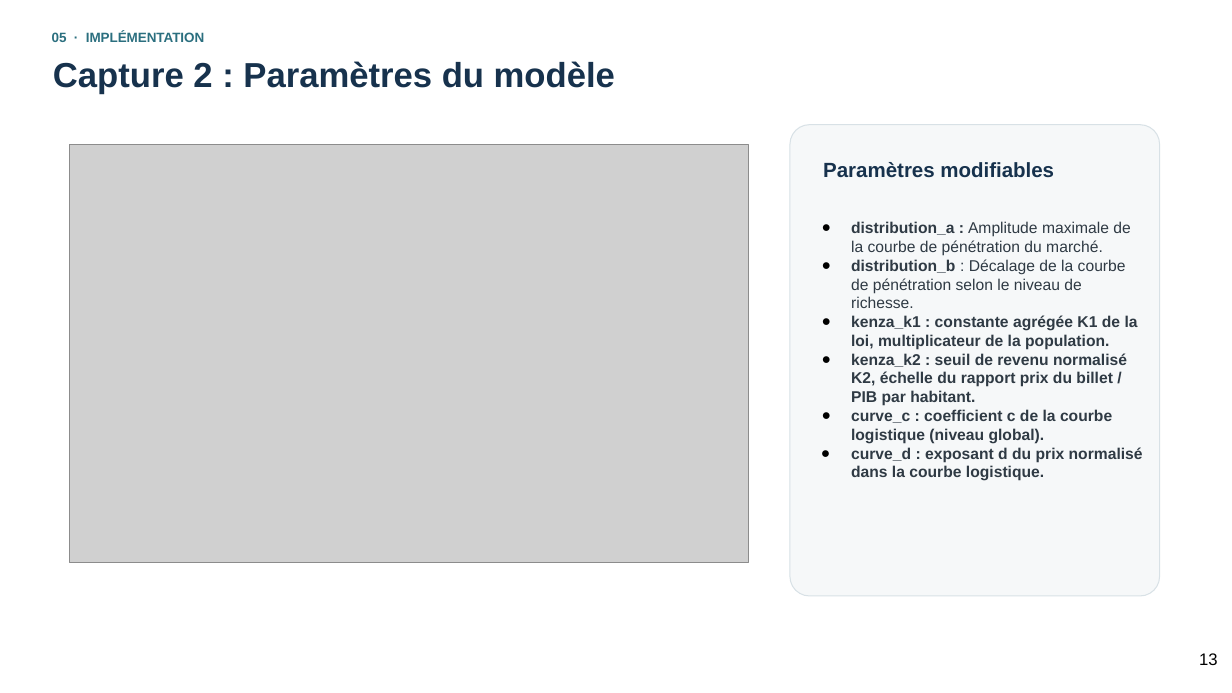
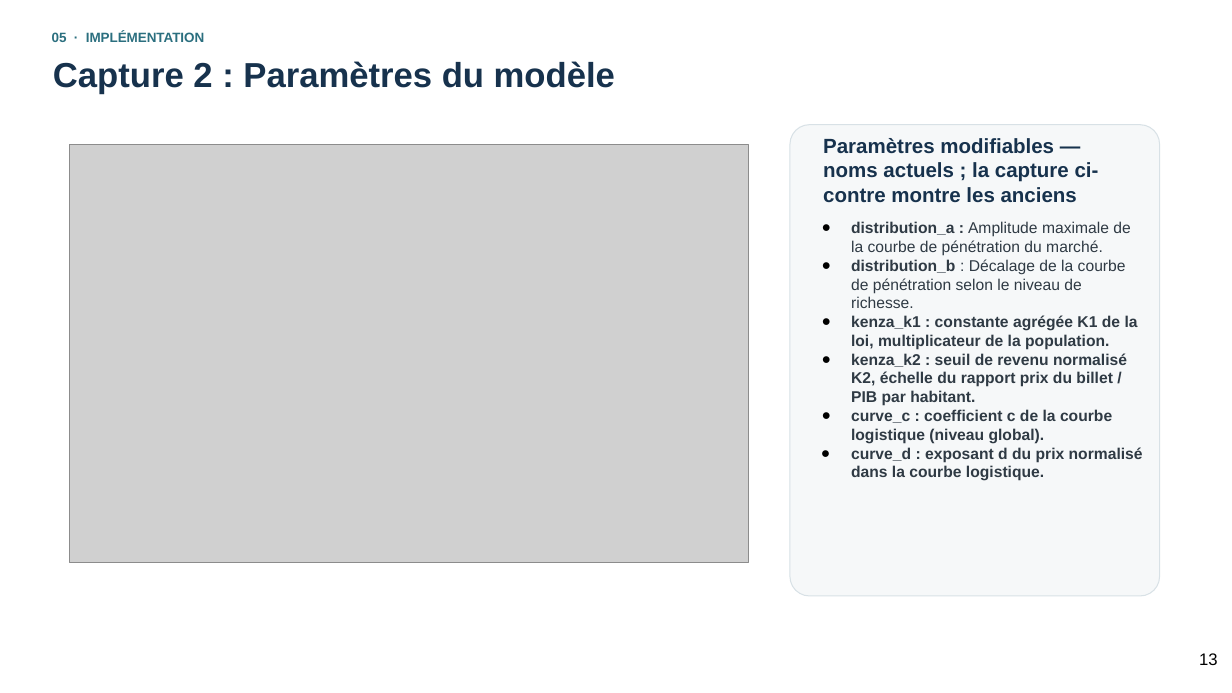
Before and after one commit to ChamaELKHEMSANI/prevision-Montreal, a slide deck: slide 13 of docs/Presentation_methode_Kenza.pptx. Drawn at 1232x693 pixels with LibreOffice and Linux fonts; fonts in the diff are those of the drawing; grey boxes stand for pictures. Boxes give left, top, right and bottom in pixels: in the first picture for what was removed or moved away, otherwise in the second. Text is boxed around its words. In the diff, an @@ line names an element or a change of style, - is before the commit and + after.

```diff
--- a/docs/Presentation_methode_Kenza.pptx
+++ b/docs/Presentation_methode_Kenza.pptx
@@ text at (823, 138, 1099, 203): text changed @@
-Paramètres modifiables
+Paramètres modifiables — noms actuels ; la capture ci-contre montre les anciens
```
Also in this commit, not shown: 1 other slide changed, 2 other files.
